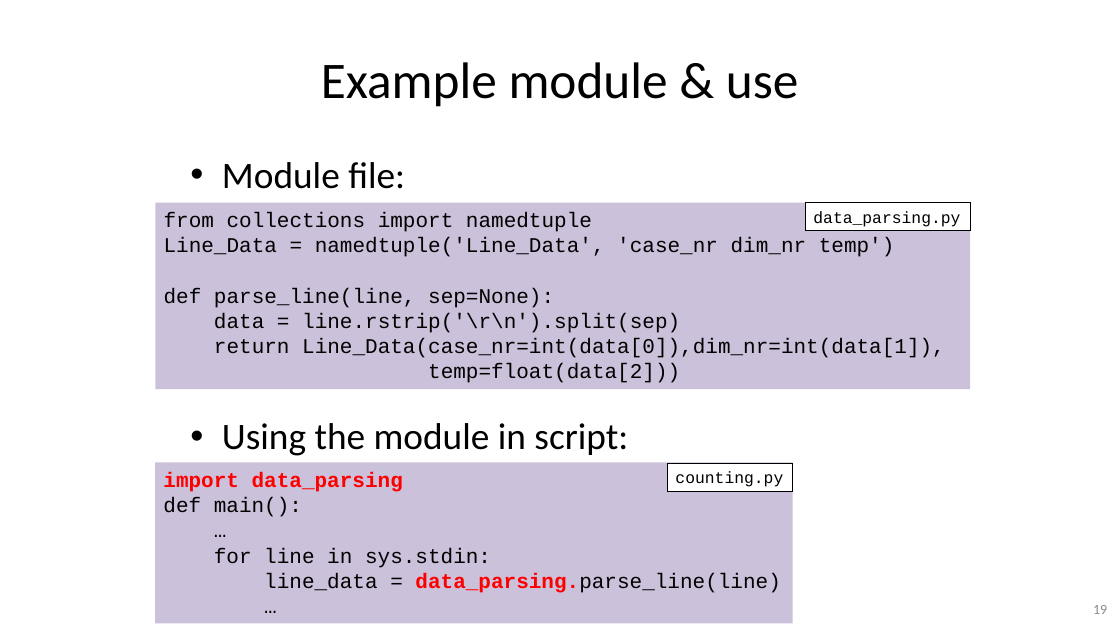
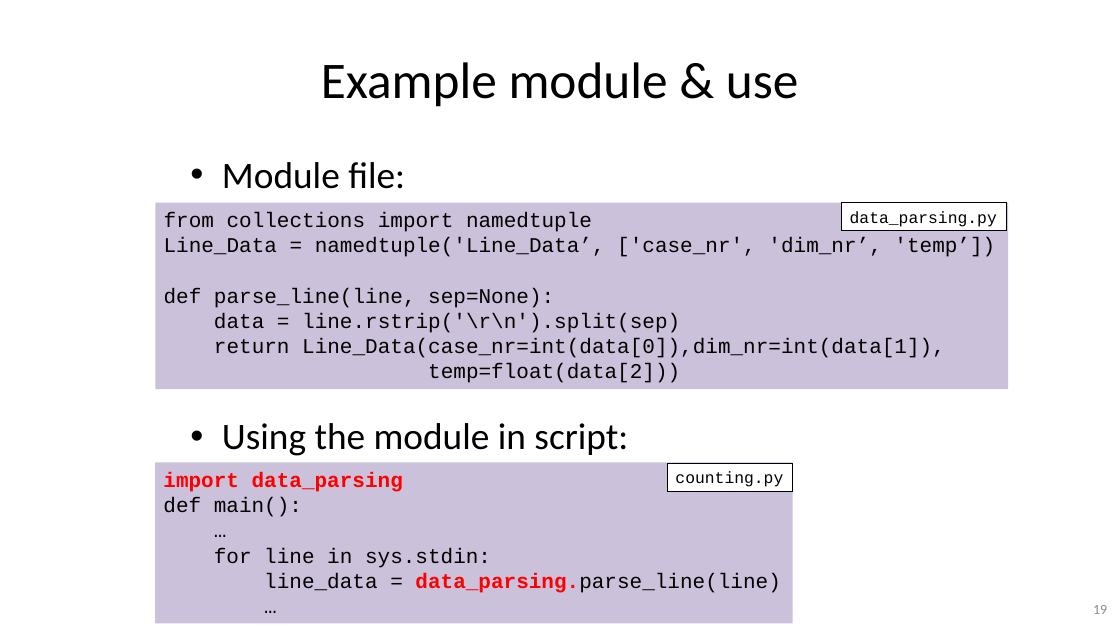
Before and after one commit to gjbex/Python-software-engineering, a slide deck: slide 19 of python_software_engineering.pptx. Drawn at 1120x630 pixels with LibreOffice and Linux fonts; fonts in the diff are those of the drawing. Boxes give left, top, right and bottom in pixels: in the first picture for what was removed or moved away, otherwise in the second. Text is boxed around its words. In the diff, an @@ line names an element or a change of style, - is before the commit and + after.

Commit message:
Fix typos

```diff
--- a/python_software_engineering.pptx
+++ b/python_software_engineering.pptx
@@ rectangle "from collections import namedtuple": place and size @@
-rectangle "from collections import namedtuple" at (155, 202, 970, 389)
+rectangle "from collections import namedtuple" at (155, 202, 1008, 389)
@@ rectangle "data_parsing.py": place and size @@
-rectangle "data_parsing.py" at (806, 202, 970, 231)
+rectangle "data_parsing.py" at (842, 202, 1007, 231)
@@ text in rectangle at (164, 237, 995, 257): text changed @@
-Line_Data = namedtuple('Line_Data', 'case_nr dim_nr temp')
+Line_Data = namedtuple('Line_Data’, ['case_nr', 'dim_nr’, 'temp’])
```
Also in this commit, not shown: 9 other slides changed, 2 slides removed.
